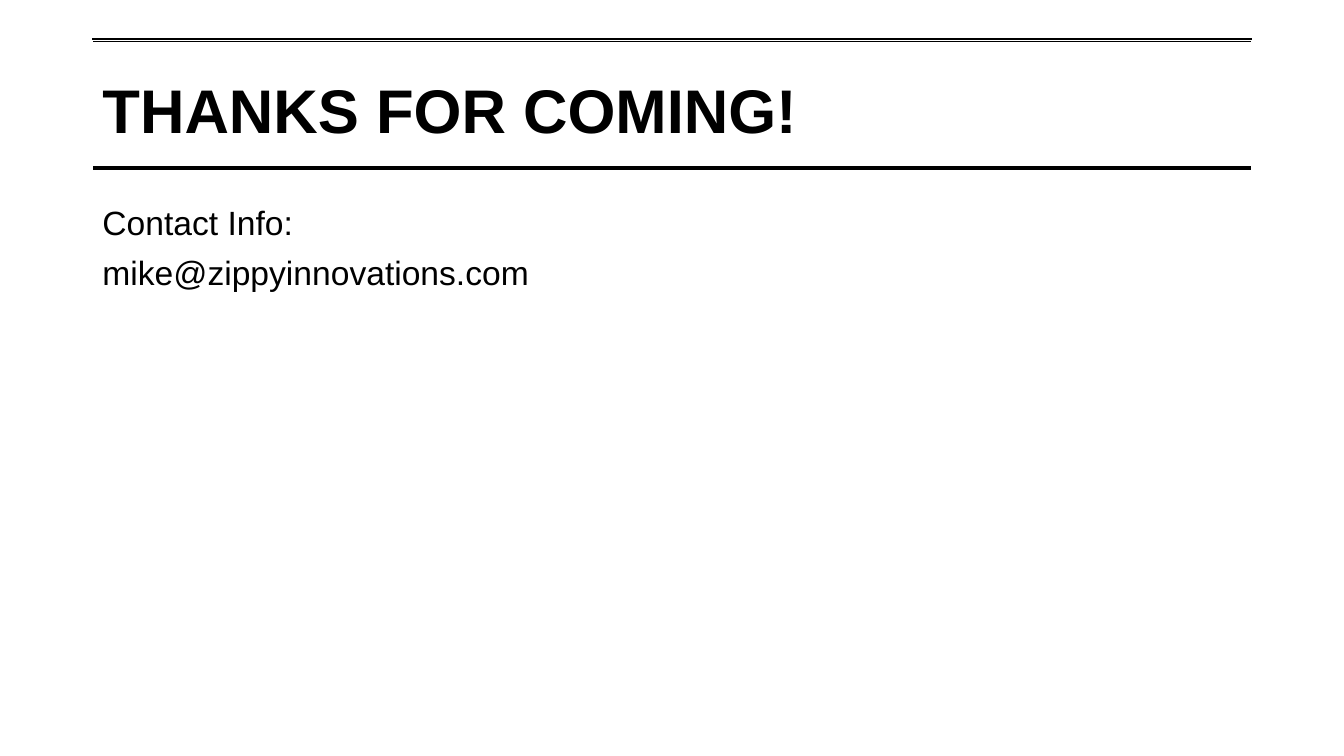
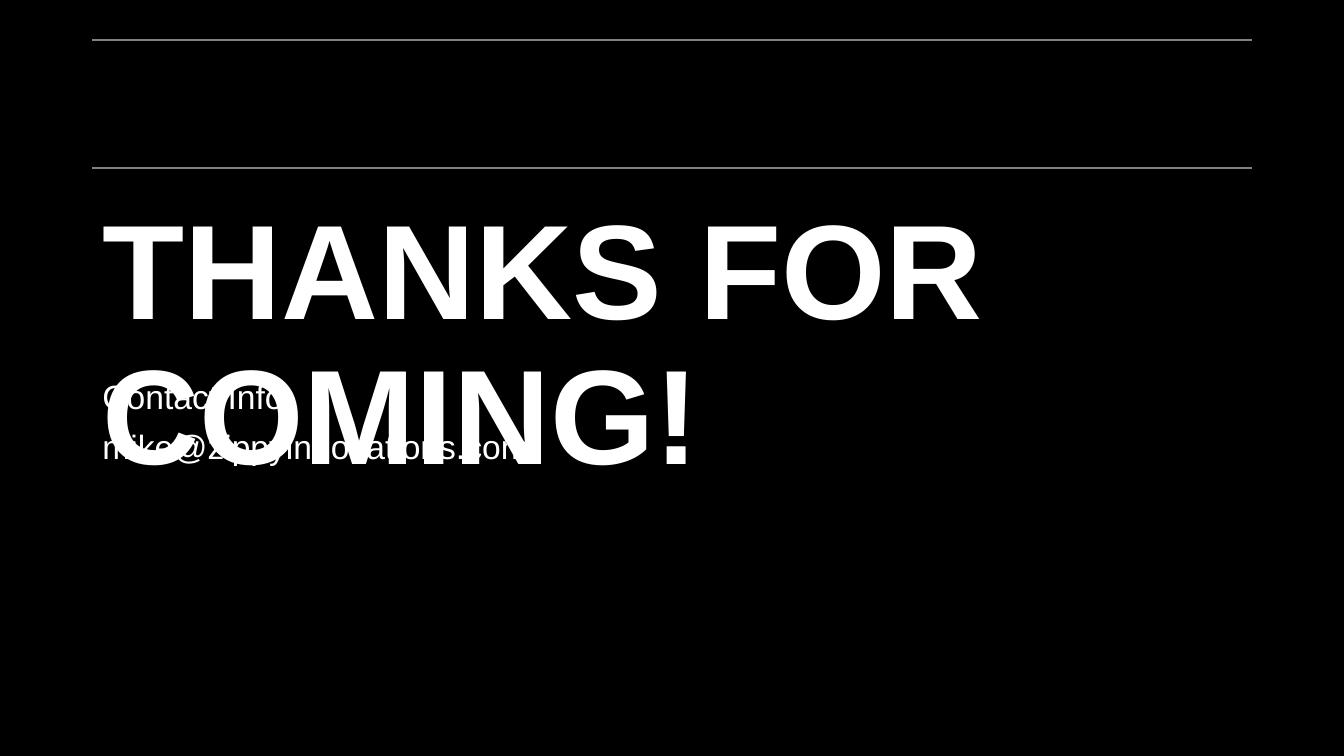
Before and after one commit to lipsitzm/PFNP, a slide deck: slide 125 of PFNP Single Day.pptx. Drawn at 1344x756 pixels with LibreOffice and Linux fonts; fonts in the diff are those of the drawing; background and template pictures are left out. Boxes give left, top, right and bottom in pixels: in the first picture for what was removed or moved away, otherwise in the second. Text is boxed around its words. In the diff, an @@ line names an element or a change of style, - is before the commit and + after.

```diff
--- a/PFNP Single Day.pptx
+++ b/PFNP Single Day.pptx
@@ background #FFFFFF to #000000 @@
@@ line (93, 40) - (1252, 40): stroke #000000 3 pt to #808080 1 pt @@
@@ line (93, 168) - (1252, 168): stroke #000000 3 pt to #808080 1 pt @@
@@ title "THANKS FOR COMING!": place and size @@
-title "THANKS FOR COMING!" at bbox=[93, 40, 1252, 187]
+title "THANKS FOR COMING!" at bbox=[93, 199, 1101, 617]
@@ title "THANKS FOR COMING!" at bbox=[93, 199, 1101, 617]: size 44 to 96 pt, text colour #000000 to #FFFFFF; vertical alignment middle to top; outline #FFFFFF 0.75 pt to #000000 0.75 pt @@
@@ subtitle "Contact Info:": place and size @@
-subtitle "Contact Info:" at bbox=[102, 210, 528, 292]
+subtitle "Contact Info:" at bbox=[102, 382, 528, 466]
@@ subtitle "Contact Info:" at bbox=[102, 382, 528, 466]: text colour #000000 to #FFFFFF @@
```
Also in this commit, not shown: 12 other slides changed.
